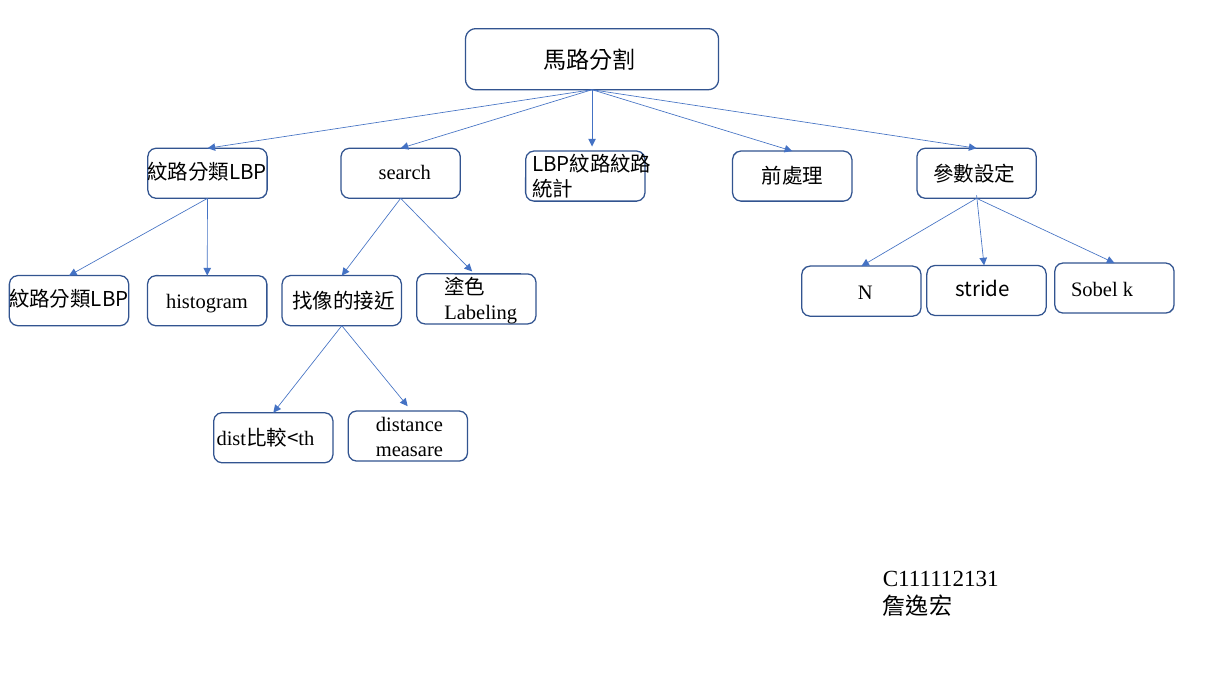
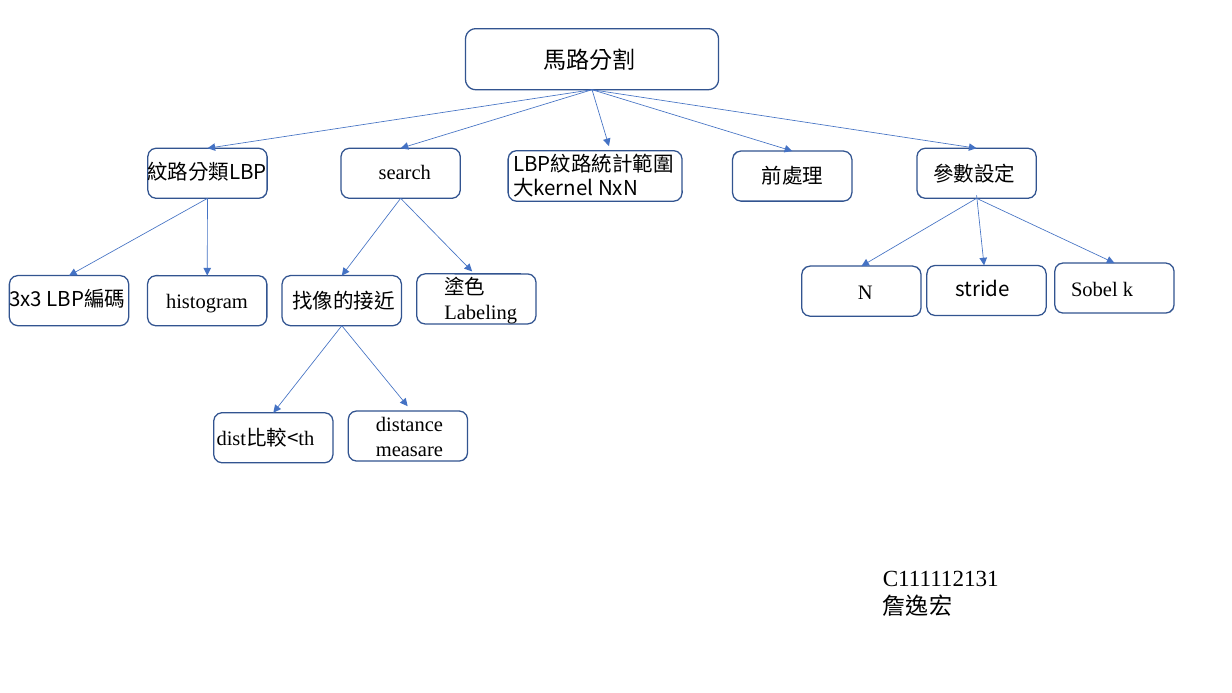
Before and after one commit to yihong92/nkust_Embedded_system, a slide deck: slide 1 of HW_1/架構圖.pptx. Drawn at 1232x693 pixels with LibreOffice and Linux fonts; fonts in the diff are those of the drawing. Boxes give left, top, right and bottom in pixels: in the first picture for what was removed or moved away, otherwise in the second. Text is boxed around its words. In the diff, an @@ line names an element or a change of style, - is before the commit and + after.

```diff
--- a/HW_1/架構圖.pptx
+++ b/HW_1/架構圖.pptx
@@ arrow moved from (592, 90) - (592, 147) to (592, 90) - (609, 146) @@
@@ rounded rectangle: place and size @@
-rounded rectangle at box(526, 151, 645, 201)
+rounded rectangle at box(508, 151, 682, 201)
@@ text at box(513, 150, 673, 201): text changed @@
-LBP紋路紋路統計
+LBP紋路統計範圍
+大kernel NxN
@@ text at box(9, 286, 126, 312): text changed @@
-紋路分類LBP
+3x3 LBP編碼
```
